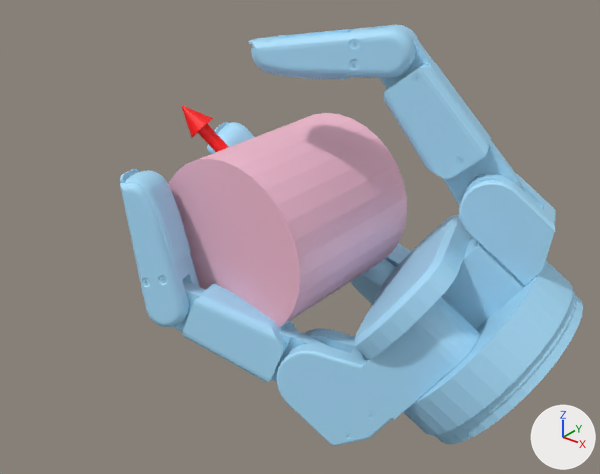
Two versions of the glTF model static/assets/cond/Barrett/contactdb+cylinder_medium/6.glb, one commit apart.
Before and after are seen from a camera (50 mm lens) standing at (0.222, -0.268, 0.159) and looking at (0.02, -0.016, 0.003). Lighting does not change. The marker at lower right points along +X, +Y and +Z. Where no turn or scale is listed for an object, it has been applied to the vertices. Vertices at the same position are counted once.

The first picture shows 'cylinder_medium.stl', 'geometry_1', 'geometry_2'.
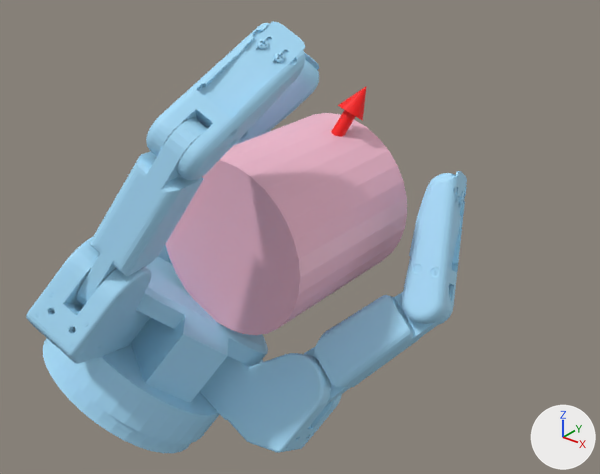
Location of each change, [x1, y1, x2, y2] in pixels of the pictures (600 x 474 px; the box of a moved part takes in the faces that stretch with it):
'geometry_1', reshaped
    before: [120, 25, 583, 446]
    after: [26, 21, 467, 453]
'geometry_2', reshaped (23% narrower, 8% taller)
    before: [181, 105, 228, 152]
    after: [331, 86, 367, 137]
part 1 of me_geometry_1, added (blue)
    after: [43, 257, 268, 453]
part 2 of me_geometry_1, moved or reshaped
    before: [350, 244, 411, 304]
    after: [26, 237, 152, 364]
part 3 of me_geometry_1, moved or reshaped
    before: [380, 25, 523, 206]
    after: [76, 118, 207, 307]
part 4 of me_geometry_1, moved or reshaped
    before: [120, 169, 200, 327]
    after: [146, 21, 306, 181]
part 5 of me_geometry_1, moved or reshaped
    before: [377, 259, 396, 274]
    after: [304, 292, 452, 405]
part 6 of me_geometry_1, added
    after: [158, 245, 170, 262]
part 7 of me_geometry_1, deleted (blue)
    before: [248, 25, 419, 79]
part 8 of me_geometry_1, deleted (blue)
    before: [459, 174, 556, 286]
part 9 of me_geometry_1, moved or reshaped
    before: [173, 122, 583, 446]
    after: [168, 53, 467, 453]

The edits, one by one:
me_geometry_1 is used by ob_geometry_1; location (0.0, 0.0, 0.0).
me_geometry_1 had 8696 vertices, 17330 faces and spanned x -0.078..0.134, y -0.069..0.077, z -0.081..0.092.
me_geometry_1 now has 8695 vertices, 17330 faces and spans x -0.094..0.079, y -0.119..0.063, z -0.108..0.096.
me_geometry_1 part 1: the loose piece of 347 vertices spanning x 0.036..0.134, y -0.036..0.062, z -0.081..0.011 is copied, and the copy is multiplied about its middle by the matrix ((-0.6, -0.682, -0.418), (0.114, -0.59, 0.799), (-0.792, 0.432, 0.432)), then moved by (-0.122, -0.067, -0.027); it spans x -0.089..0.005, y -0.102..0.002, z -0.108..-0.008.
me_geometry_1 part 2: the loose piece of 925 vertices spanning x 0.004..0.087, y 0.021..0.077, z -0.075..-0.009 is multiplied about its middle by the matrix ((-0.651, -0.609, -0.453), (0.093, -0.656, 0.749), (-0.754, 0.446, 0.483)), then moved by (-0.077, -0.133, 0.022).
me_geometry_1 part 3: the loose piece of 449 vertices spanning x 0.035..0.101, y 0.001..0.037, z 0.015..0.091 is multiplied about its middle by the matrix ((-0.409, 0.802, 0.436), (-0.877, -0.213, -0.43), (-0.252, -0.559, 0.79)), then moved by (-0.069, -0.103, -0.025).
me_geometry_1 part 4: the loose piece of 1647 vertices spanning x -0.042..-0.006, y -0.069..-0.042, z -0.035..0.032 is multiplied about its middle by the matrix ((-0.169, -0.981, 0.096), (0.247, 0.052, 0.968), (-0.954, 0.187, 0.233)), then moved by (0.043, 0.001, 0.073).
me_geometry_1 part 5: the loose piece of 449 vertices spanning x -0.058..0.033, y 0.039..0.068, z -0.059..-0.018 is multiplied about its middle by the matrix ((-0.696, 0.552, -0.459), (-0.571, -0.813, -0.111), (-0.434, 0.185, 0.882)), then moved by (0.059, -0.056, -0.012).
me_geometry_1 part 6: a new loose piece of 210 vertices spanning x -0.094..-0.056, y -0.042..0.005, z -0.068..-0.02, in mat_defaultmaterial_001.
me_geometry_1 part 7: the loose piece of 1647 vertices spanning x -0.011..0.057, y -0.018..0.025, z 0.069..0.092 is deleted.
me_geometry_1 part 8: the loose piece of 211 vertices spanning x 0.074..0.118, y 0.007..0.043, z -0.006..0.038 is deleted.
me_geometry_1 part 9: 7 vertices moved within x -0.077..0.031, y -0.027..0.044, z -0.061..0.02; 3356 vertices removed from x -0.078..0.134, y -0.065..0.07, z -0.081..0.022; 4656 vertices added at x -0.085..0.079, y -0.049..0.063, z -0.101..0.063.
me_geometry_2 has 75 vertices, 144 faces and spans x -0.0456..0.0023, y -0.0212..0.0029, z -0.0021..0.0498.
me_geometry_2 is used by ob_geometry_2; location (0.0, 0.0, 0.0).
me_geometry_2 part 10: the whole mesh is multiplied about the mesh origin by the matrix ((0.245, -0.938, 0.246), (0.159, 0.289, 0.944), (-0.956, -0.192, 0.22)).
